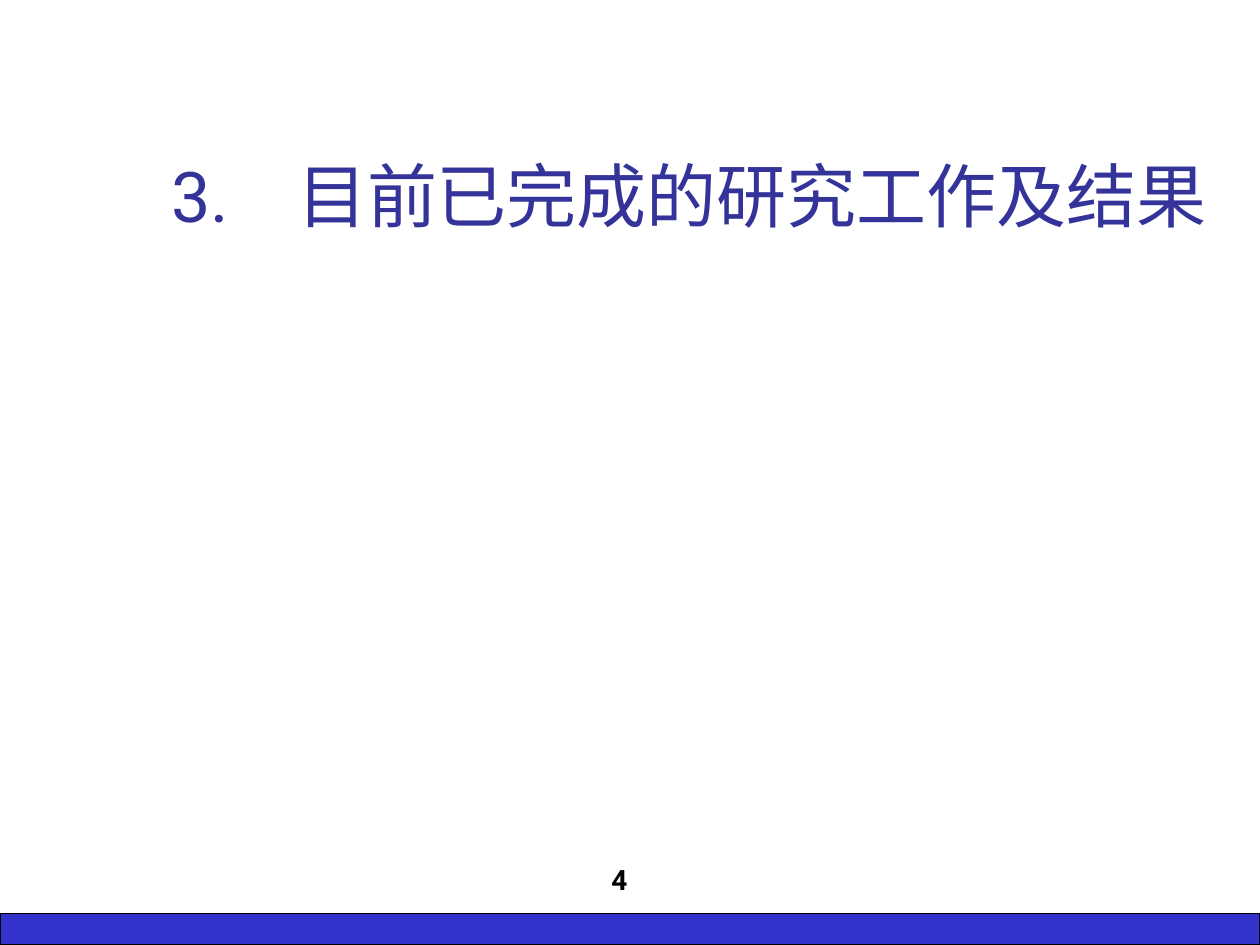
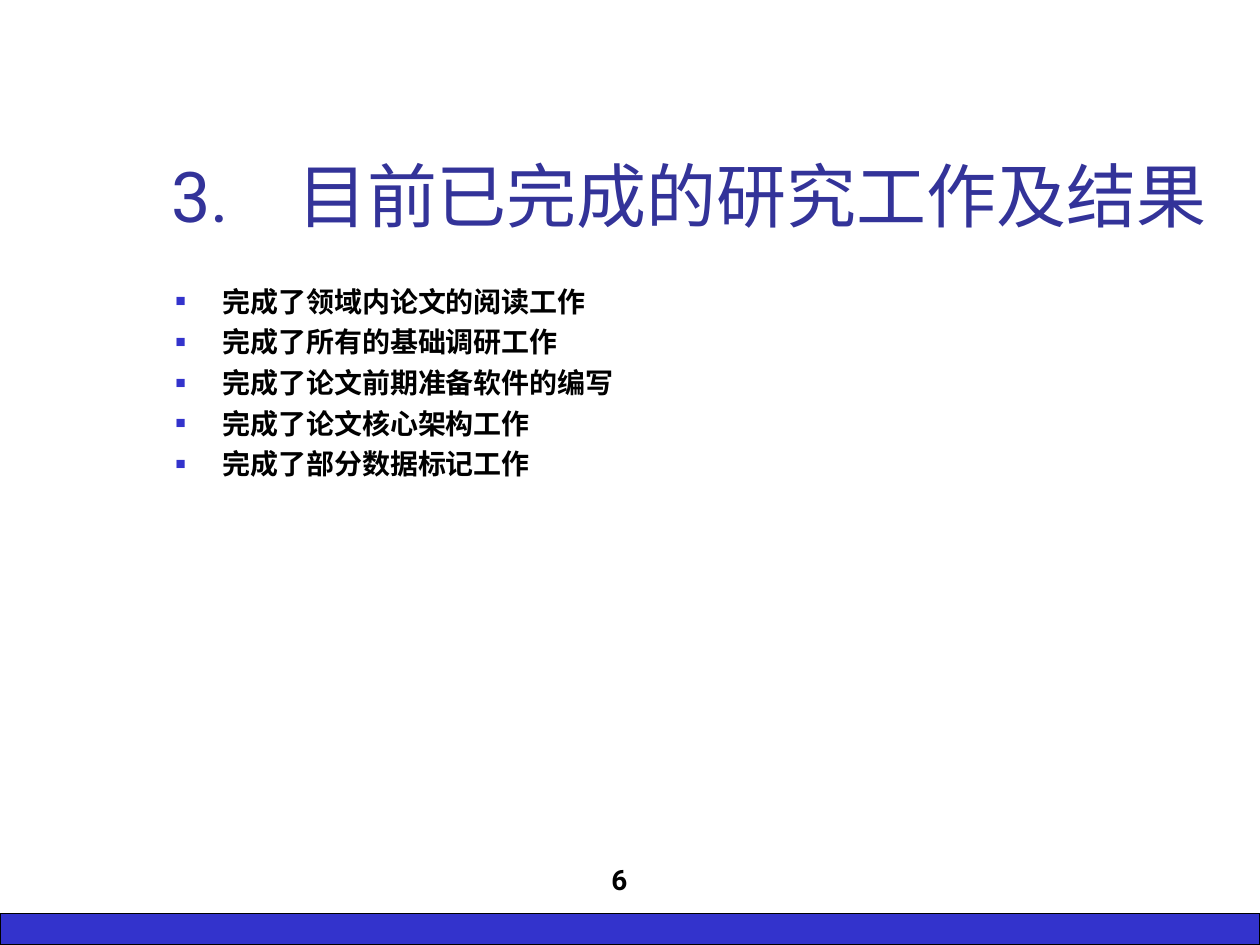
Before and after one commit to silver6wings/WeiboFilter, a slide deck: slide 6 of _Paper/7.中期报告/GS11211B8于俊超 中期检查报告.ppt (slide 4 before the commit). Drawn at 1260x945 pixels with LibreOffice and Linux fonts; fonts in the diff are those of the drawing; background and template pictures are left out. Boxes give left, top, right and bottom in pixels: in the first picture for what was removed or moved away, otherwise in the second. Text is boxed around its words. In the diff, an @@ line names an element or a change of style, - is before the commit and + after.

```diff
--- a/_Paper/7.中期报告/GS11211B8于俊超 中期检查报告.ppt
+++ b/_Paper/7.中期报告/GS11211B8于俊超 中期检查报告.ppt
@@ text added at [223, 288, 614, 477], 16 pt, text #000000, bold @@
+■ 完成了领域内论文的阅读工作
+■ 完成了所有的基础调研工作
+■ 完成了论文前期准备软件的编写
+■ 完成了论文核心架构工作
+■ 完成了部分数据标记工作
@@ page number at [611, 870, 627, 891]: text changed @@
-4
+6
```
Also in this commit, not shown: 6 other slides changed, 5 slides added, 1 slide removed, 5 other files.
